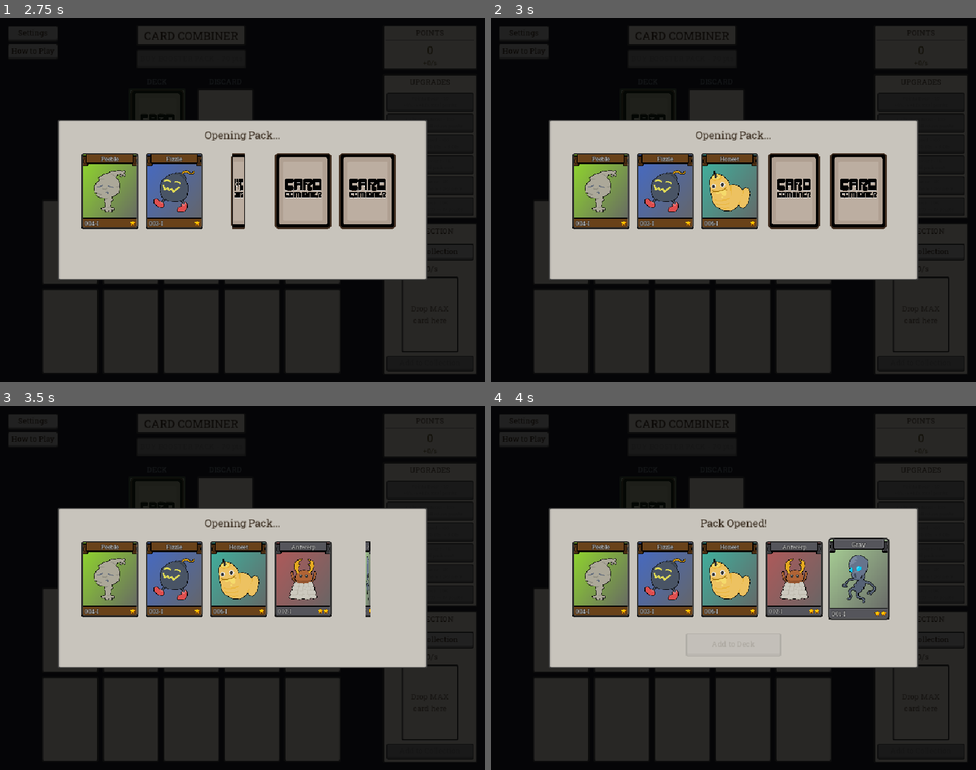
Above: before the commit, frames 1-4 (two rows, left to right).
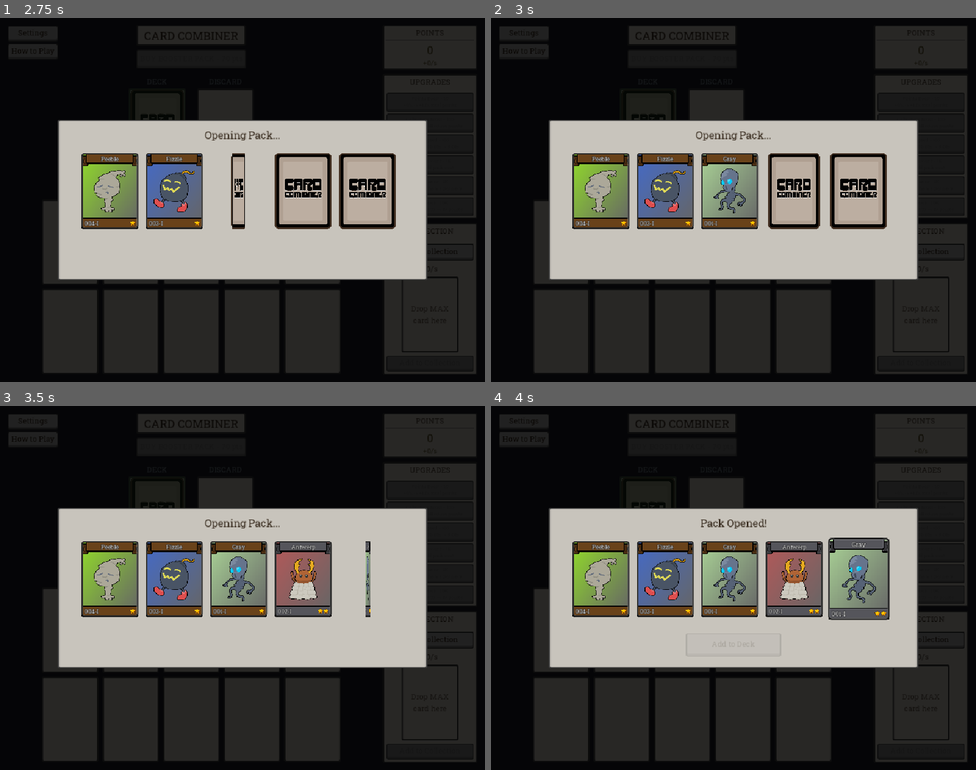
Above: after the commit, the same moments.

Repository: Triysle/card-combiner
Game: Godot game, scene res://scenes/main.tscn
The game is run twice, just before and just after one commit, with the same random seed, the same clock (stepped at 60 frames per second) and the same inputs.
Inputs (mouse positions are in pixels of both pictures, inside the frame that each line leads up to):
- Up to frame 1 (2.75 s): click "OPEN BOOSTER PACK - FREE!" at 0.5 s; click "Open Collection" at 1.25 s; click "Open Collection" at 2 s
- Up to frame 2 (3 s): click "Open Collection" at 2.75 s
- Up to frame 3 (3.5 s): no input
- Up to frame 4 (4 s): tap Enter at 3.5 s; move the mouse to (840, 569) at 3.52 s; click (840, 569) at 3.67 s

Frame 1 is identical in both runs. In frame 2, 1.6% of the frame differs, in the area x 43-55%, y 37-58%; in frame 3, 1.6%; in frame 4, 1.6%.

Commit message:
0.6.2
reduced active species count from 10 to 5

Diff:
--- a/scripts/game_state.gd
+++ b/scripts/game_state.gd
@@ -23,8 +23,8 @@
 const BASE_DRAW_COOLDOWN: float = 10.0
 const PACK_SIZE: int = 5
 const SAVE_PATH: String = "user://savegame.cfg"
-const SAVE_VERSION: String = "0.6.1"
-const STARTING_SPECIES_COUNT: int = 10  # How many species unlocked at game start
+const SAVE_VERSION: String = "0.6.2"
+const STARTING_SPECIES_COUNT: int = 5  # How many species unlocked at game start
 
 # Tick timer
 var _tick_timer: Timer
Not shown, changed: index.html
Not shown, changed: index.pck
